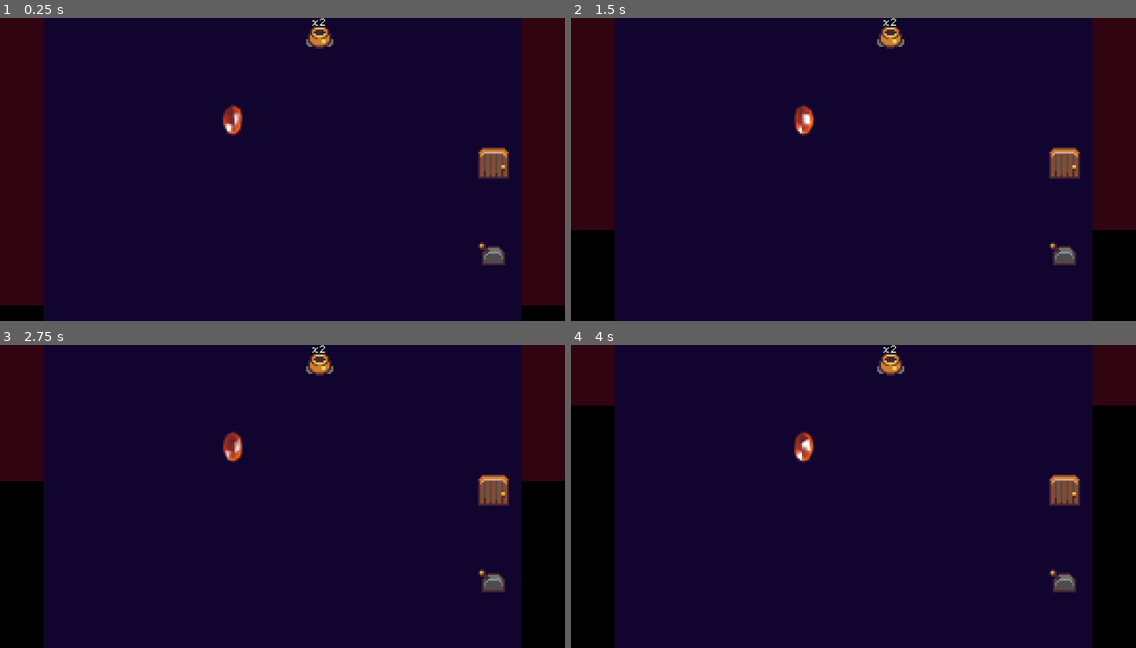
Above: before the commit, frames 1-4 (two rows, left to right).
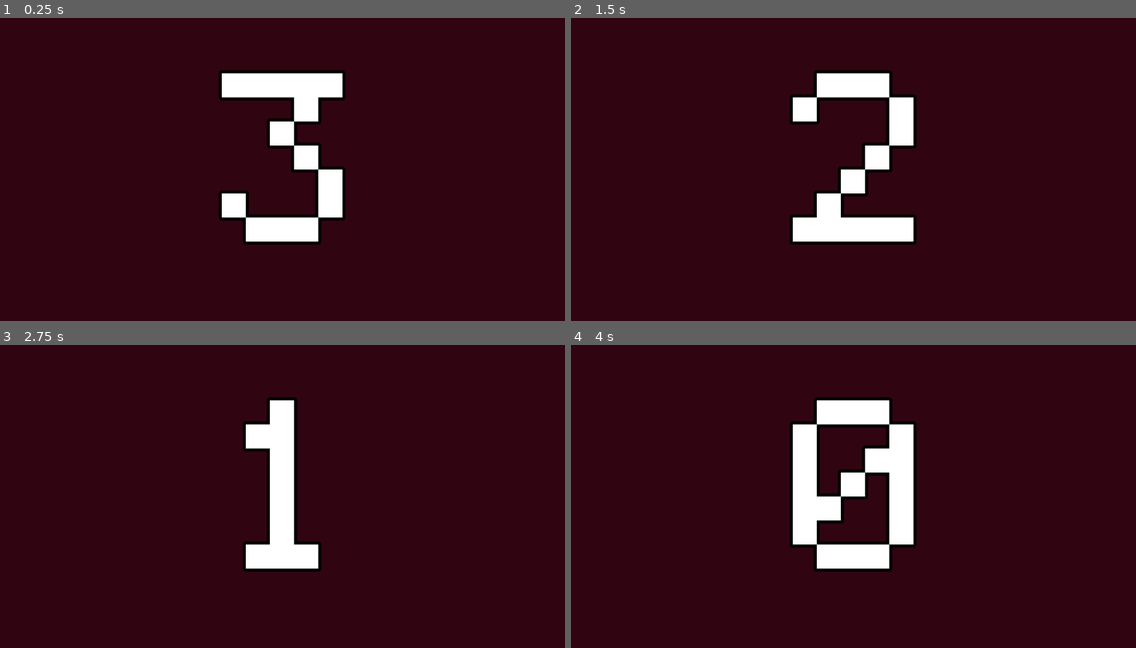
Above: after the commit, the same moments.

Repository: tedsteen/godot-cursors
Game: Godot game, scene res://level_intro.tscn
Same seed, same stepped clock (60 frames per second), same inputs: the game is played once before the commit and once after it. Before the commit the project starts from res://main.tscn. Sound files missing from this copy of the repository are replaced by a short silence.
Inputs (mouse positions are in pixels of both pictures, inside the frame that each line leads up to):
- Up to frame 1 (0.25 s): no input
- Up to frame 2 (1.5 s): move the mouse to (977, 154) at 0.52 s; click (977, 154) at 0.67 s; move the mouse to (740, 184) at 1.27 s; click (740, 184) at 1.42 s
- Up to frame 3 (2.75 s): move the mouse to (339, 429) at 2.02 s; click (339, 429) at 2.17 s
- Up to frame 4 (4 s): move the mouse to (825, 557) at 2.77 s; click (825, 557) at 2.92 s; move the mouse to (1023, 541) at 3.52 s; click (1023, 541) at 3.67 s

The runs differ from the first frame. In frame 1, 85% of the frame differs, in the area x 0-100%, y 0-100%; in frame 2, 89%; in frame 3, 93%; in frame 4, 97%.

Commit message:
intro

Diff:
--- a/entities/door.gd
+++ b/entities/door.gd
@@ -37,7 +37,6 @@
 func set_open(p_open: bool):
 	if open != p_open:
 		open = p_open
-		print_debug("OPEN ", open)
 		if open:
 			open_audio.play()
 			$AnimatedSprite2D.play("default")
--- /dev/null
+++ b/level_intro.gd
@@ -0,0 +1,14 @@
+extends Control
+@onready var countdown_label = %CountdownLabel
+var level_scene = preload("res://Level.tscn")
+var time = 4
+
+func _ready():
+	pass # Replace with function body.
+
+func _process(delta):
+	time -= delta
+	countdown_label.text = "%d" % int(time)
+	if time <= 0:
+		get_tree().change_scene_to_file("res://Level.tscn")
+	pass
--- /dev/null
+++ b/level_intro.tscn
@@ -0,0 +1,39 @@
+[gd_scene load_steps=3 format=3 uid="uid://covk27jynft0s"]
+
+[ext_resource type="Script" path="res://level_intro.gd" id="1_rm0lu"]
+[ext_resource type="FontFile" uid="uid://c8br8cqamatr3" path="res://assets/Graph-35-pix.ttf" id="2_cj8ci"]
+
+[node name="level_intro" type="Control"]
+layout_mode = 3
+anchors_preset = 15
+anchor_right = 1.0
+anchor_bottom = 1.0
+grow_horizontal = 2
+grow_vertical = 2
+script = ExtResource("1_rm0lu")
+metadata/_edit_vertical_guides_ = [584.0, 559.0, 609.0]
+
+[node name="Background" type="ColorRect" parent="."]
+layout_mode = 1
+anchors_preset = 15
+anchor_right = 1.0
+anchor_bottom = 1.0
+grow_horizontal = 2
+grow_vertical = 2
+color = Color(0.188235, 0.0196078, 0.0666667, 1)
+
+[node name="CountdownLabel" type="Label" parent="."]
+unique_name_in_owner = true
+layout_mode = 1
+anchors_preset = 15
+anchor_right = 1.0
+anchor_bottom = 1.0
+offset_left = 77.0
+grow_horizontal = 2
+grow_vertical = 2
+theme_override_colors/font_outline_color = Color(0, 0, 0, 1)
+theme_override_constants/outline_size = 25
+theme_override_fonts/font = ExtResource("2_cj8ci")
+theme_override_font_sizes/font_size = 400
+horizontal_alignment = 1
+vertical_alignment = 1
--- a/project.godot
+++ b/project.godot
@@ -11,7 +11,7 @@
 [application]
 
 config/name="cursors"
-run/main_scene="res://main.tscn"
+run/main_scene="res://level_intro.tscn"
 config/features=PackedStringArray("4.0", "Forward Plus")
 
 [display]
